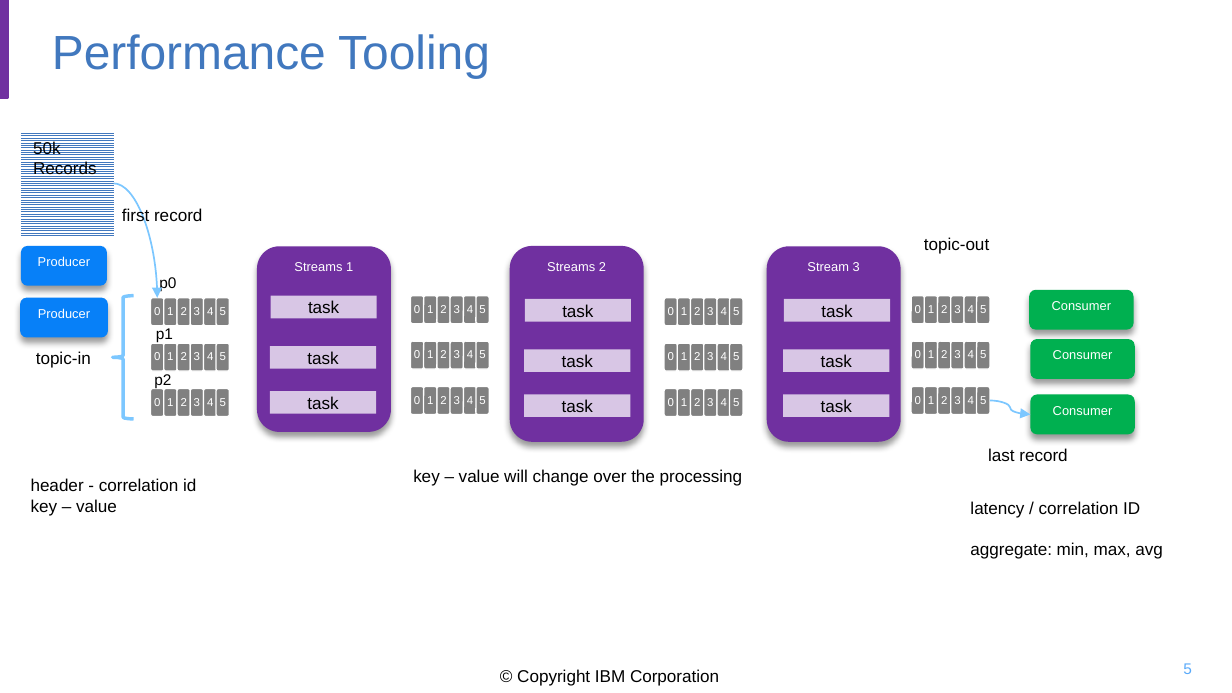
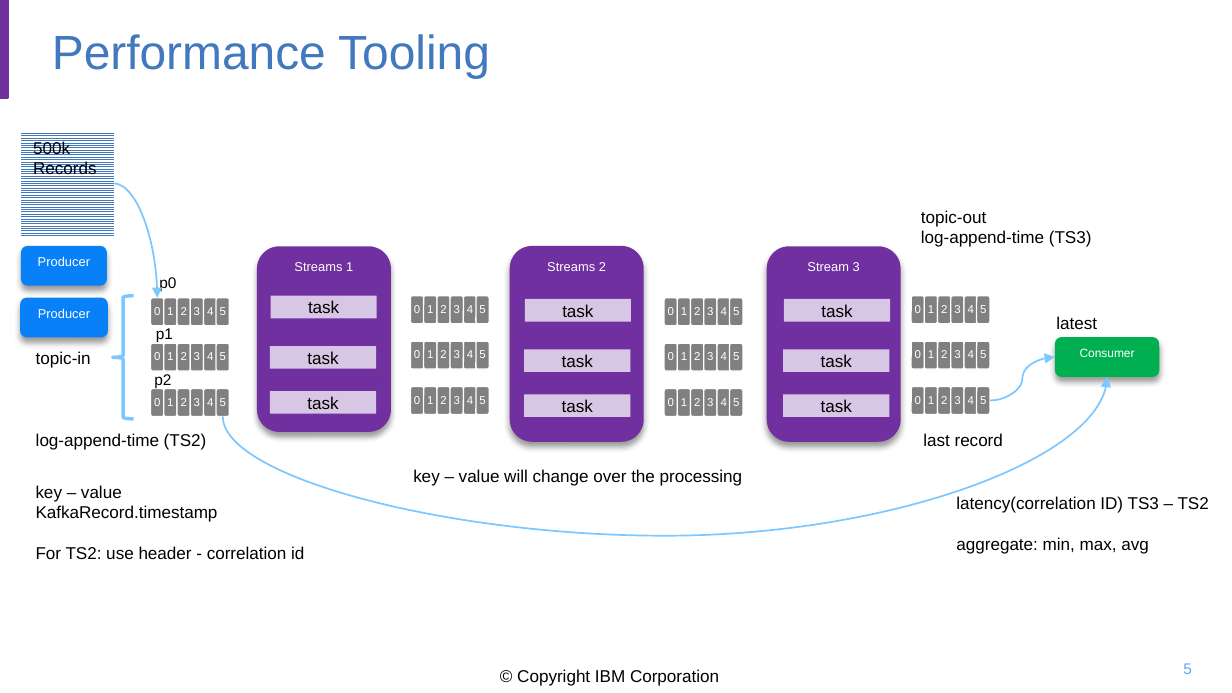
Before and after one commit to ibm-cloud-architecture/refarch-eda-tools, a slide deck: slide 5 of docs/diagrams.pptx. Drawn at 1232x693 pixels with LibreOffice and Linux fonts; fonts in the diff are those of the drawing; background and template pictures are left out. Boxes give left, top, right and bottom in pixels: in the first picture for what was removed or moved away, otherwise in the second. Text is boxed around its words. In the diff, an @@ line names an element or a change of style, - is before the commit and + after.

Commit message:
Improve explanation of consumer and timestamp

```diff
--- a/docs/diagrams.pptx
+++ b/docs/diagrams.pptx
@@ text in rectangle at <box>33,141,70,157</box>: text changed @@
-50k
+500k
@@ text removed at <box>122,207,202,225</box> @@
-first record
@@ text "topic-out": place and size @@
-text "topic-out" at <box>924,237,989,254</box>
+text "topic-out" at <box>921,210,1092,247</box>
@@ text at <box>921,230,1092,247</box>: paragraph added @@
+log-append-time (TS3)
@@ rounded rectangle removed at <box>1029,290,1133,329</box> @@
-Consumer
@@ text added at <box>1056,316,1097,329</box>, 10 pt, text #000000 @@
+latest
@@ curved arrow moved from (991, 400) - (1030, 414) to (991, 400) - (1055, 357) @@
@@ rounded rectangle removed at <box>1030,339,1135,378</box> @@
-Consumer
@@ rounded rectangle "Consumer": place and size @@
-rounded rectangle "Consumer" at <box>1030,394,1135,434</box>
+rounded rectangle "Consumer" at <box>1055,338,1159,377</box>
@@ rounded rectangle "Consumer" at <box>1055,338,1159,377</box>: size 7.5 to 7 pt @@
@@ curved arrow added from (223, 416) to (1108, 377), #7CC7FF 1 pt @@
@@ text at <box>36,433,207,450</box>: paragraph added @@
+log-append-time (TS2)
@@ text "last record": place and size @@
-text "last record" at <box>988,448,1067,461</box>
+text "last record" at <box>923,433,1003,446</box>
@@ text "key – value": place and size @@
-text "key – value" at <box>31,478,196,516</box>
+text "key – value" at <box>36,485,304,559</box>
@@ text at <box>31,478,196,491</box>: paragraph removed @@
-header - correlation id
@@ text at <box>36,505,304,559</box>: paragraphs added @@
+KafkaRecord.timestamp
+For TS2: use header - correlation id
@@ text "latency(correlation ID) TS3 – TS2": place and size @@
-text "latency(correlation ID) TS3 – TS2" at <box>970,501,1163,559</box>
+text "latency(correlation ID) TS3 – TS2" at <box>956,496,1209,554</box>
@@ text at <box>956,496,1209,513</box>: text changed @@
-latency / correlation ID
+latency(correlation ID) TS3 – TS2
```
Also in this commit, not shown: 1 other slide changed, 1 slide added, 4 other files.
